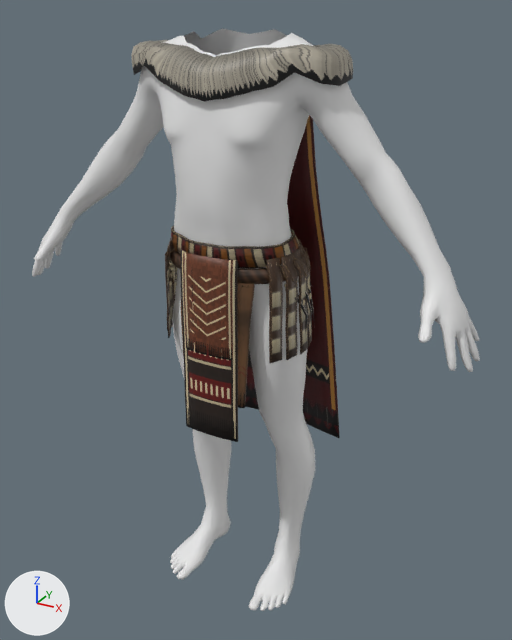
The Blender file source/reach_hide_m_v01.blend: old version first, new version second.
Camera for both pictures: a camera (50 mm lens) standing at (82.1, -142.0, 149.1) and looking at (1.7, 4.2, 76.0). The axes (+X, +Y, +Z) are drawn at lower left. The lights are the same throughout. The picture after the commit comes second.

Names of what the first picture shows: 'ek2lc_m_reach_armour_01', 'ek2lc_m_reach_duke_01', 'ek2lc_m_reach_hide_01', 'ek2lc_m_reach_king_01', 'ek2lc_m_reach_mantle_01', 'male_body' and 1 more.
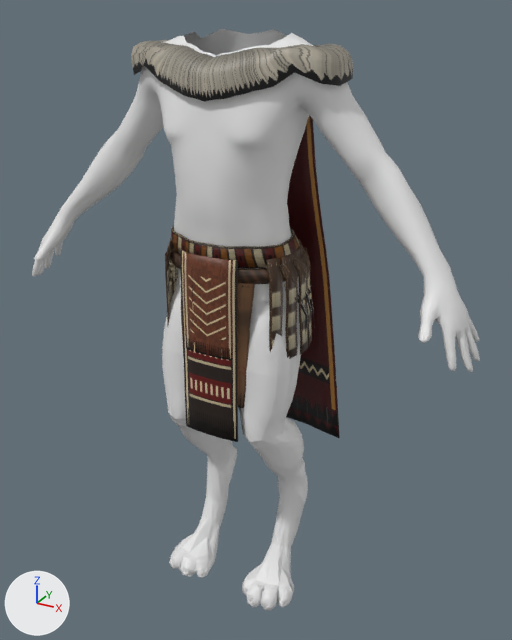
The newer file adds a shape key; the second version is drawn at full value of the shape key 'khadigi' of 'male_body', and the change is written as the vertex moves it makes.

The edits, one by one:
me_male_bodyshape is used by ob_male_body; location (0.0, 0.0, 0.0).
me_male_bodyshape had 3206 vertices, 5486 faces and spanned x -59.6..59.6, y -17.8..11.4, z 0.3..145.1.
me_male_bodyshape now has 3206 vertices, 5486 faces and spans x -59.6..59.6, y -17.8..13.7, z -0.2..145.0.
me_male_bodyshape part 1: 1181 of 3206 vertices moved; they spanned x -18.9..18.9, y -16.8..11.4, z 0.3..105.6 and now span x -19.6..19.5, y -15.6..13.7, z -0.2..105.5; mean shift (0.0, -0.4, 5.1); largest move (-12.1, 10.6, 2.5) -> (-11.8, 13.4, 27.5).
Other edits to the shape of me_male_bodyshape do not show in these pictures.

What differs and where, as boxes (x1, y1, x2, y2) in the pictures (512 x 640 px; the box of a moved part takes in the faces that stretch with it):
'male_body', reshaped
    before: (32, 28, 480, 611)
    after: (32, 29, 480, 611)
part 1 of me_male_bodyshape, moved or reshaped
    before: (170, 217, 315, 611)
    after: (162, 217, 308, 611)
